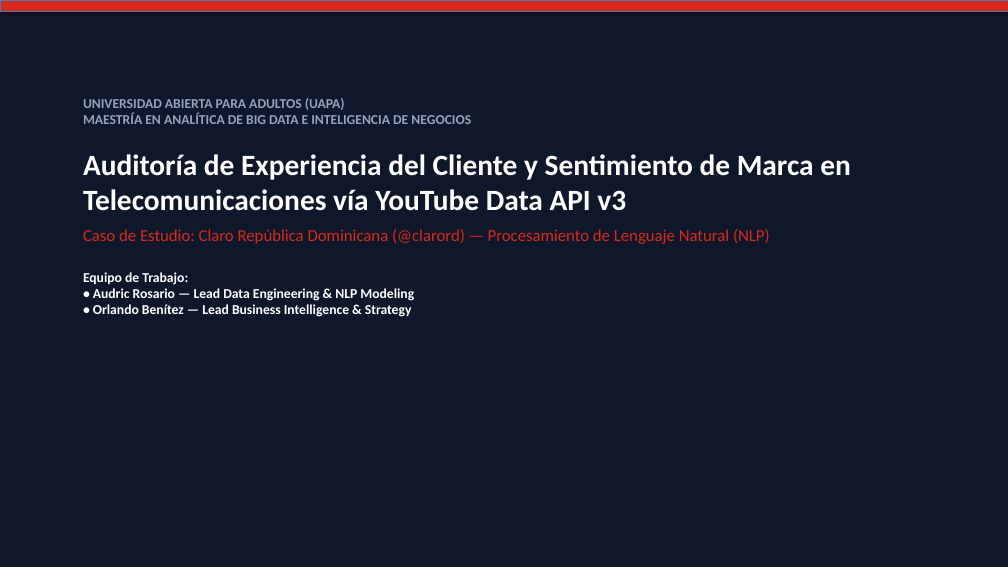
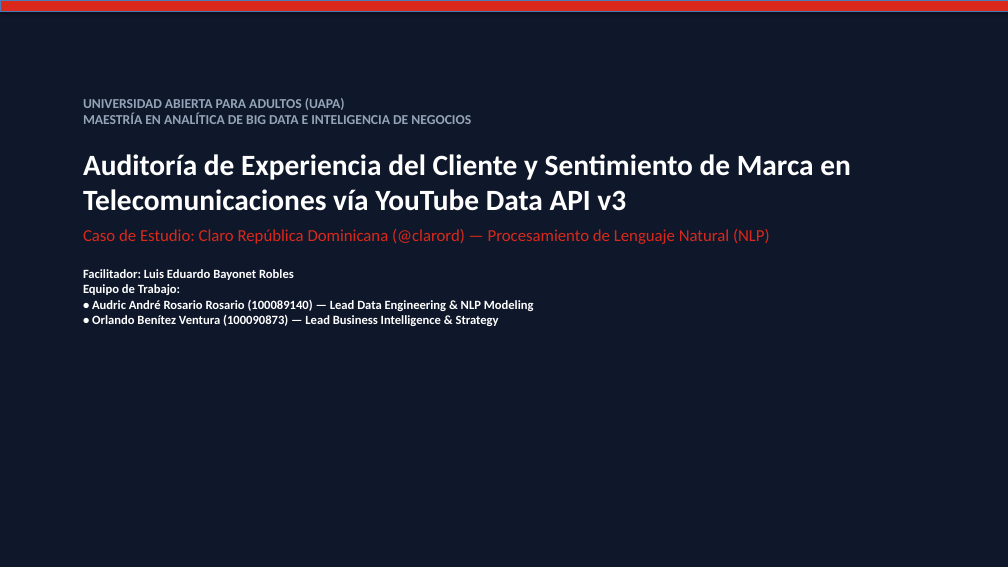
Before and after one commit to Audric1Rosario/analitica_big_data_proyecto_final, a slide deck: slide 1 of PRESENTACION_VIDEO_OFICIAL.pptx. Drawn at 1008x567 pixels with LibreOffice and Linux fonts; fonts in the diff are those of the drawing. Boxes give left, top, right and bottom in pixels: in the first picture for what was removed or moved away, otherwise in the second. Text is boxed around its words. In the diff, an @@ line names an element or a change of style, - is before the commit and + after.

```diff
--- a/PRESENTACION_VIDEO_OFICIAL.pptx
+++ b/PRESENTACION_VIDEO_OFICIAL.pptx
@@ text at [83,269,534,326]: text changed; size 13 to 12 pt @@
-Equipo de Trabajo:
-• Audric Rosario — Lead Data Engineering & NLP Modeling
-• Orlando Benítez — Lead Business Intelligence & Strategy
+Facilitador: Luis Eduardo Bayonet Robles
+Equipo de Trabajo:
+• Audric André Rosario Rosario (100089140) — Lead Data Engineering & NLP Modeling
+• Orlando Benítez Ventura (100090873) — Lead Business Intelligence & Strategy
```
Also in this commit, not shown: 10 other files.
